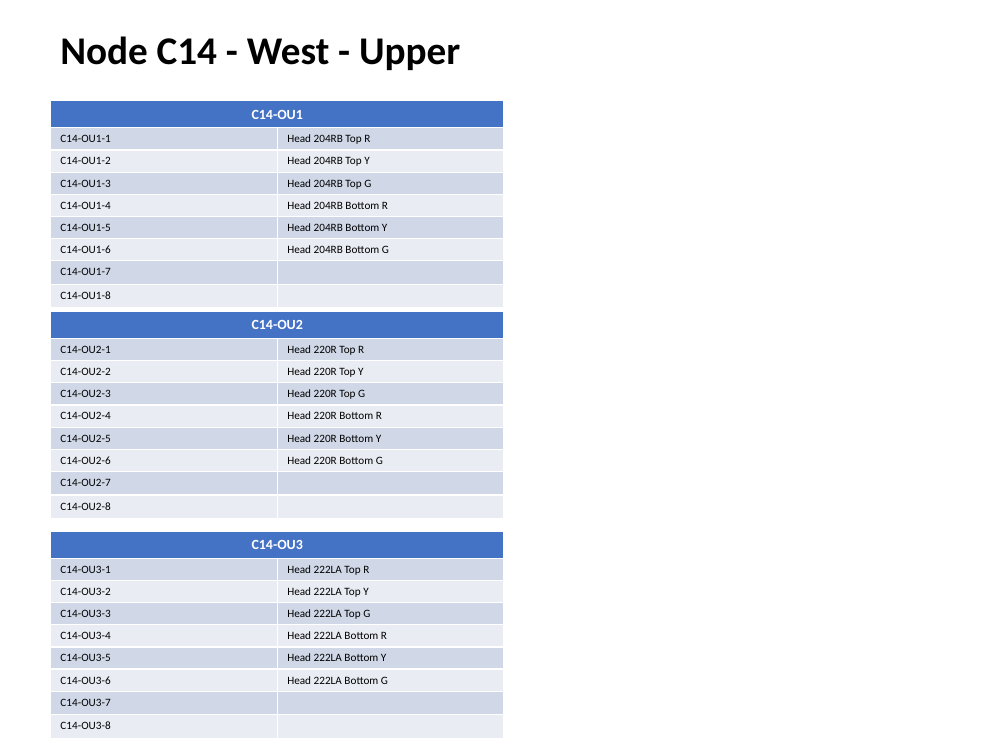
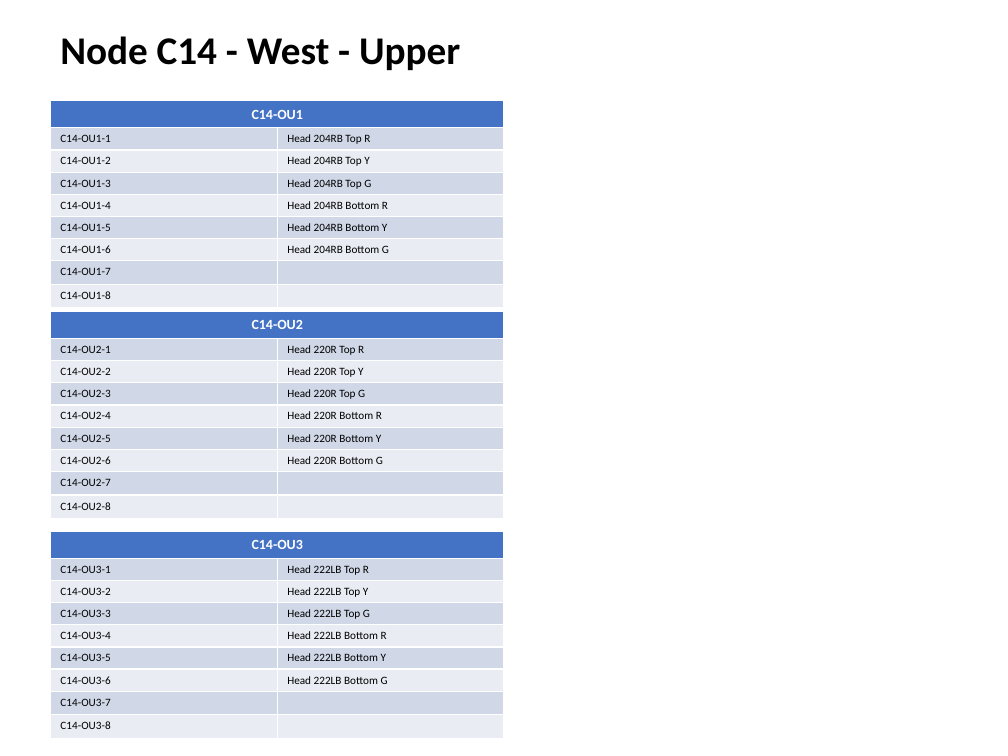
Before and after one commit to lnevo/hart, a slide deck: slide 10 of docs/wiring/Wiring_Schematic.pptx. Drawn at 1008x756 pixels with LibreOffice and Linux fonts; fonts in the diff are those of the drawing. Boxes give left, top, right and bottom in pixels: in the first picture for what was removed or moved away, otherwise in the second. Text is boxed around its words. In the diff, an @@ line names an element or a change of style, - is before the commit and + after.

```diff
--- a/docs/wiring/Wiring_Schematic.pptx
+++ b/docs/wiring/Wiring_Schematic.pptx
@@ table at (50, 531, 504, 733) @@
-row 2, column 2: Head 222LA Top R
+row 2, column 2: Head 222LB Top R
-row 3, column 2: Head 222LA Top Y
+row 3, column 2: Head 222LB Top Y
-row 4, column 2: Head 222LA Top G
+row 4, column 2: Head 222LB Top G
-row 5, column 2: Head 222LA Bottom R
+row 5, column 2: Head 222LB Bottom R
-row 6, column 2: Head 222LA Bottom Y
+row 6, column 2: Head 222LB Bottom Y
-row 7, column 2: Head 222LA Bottom G
+row 7, column 2: Head 222LB Bottom G
```
Also in this commit, not shown: 3 other slides changed, 7 other files.
